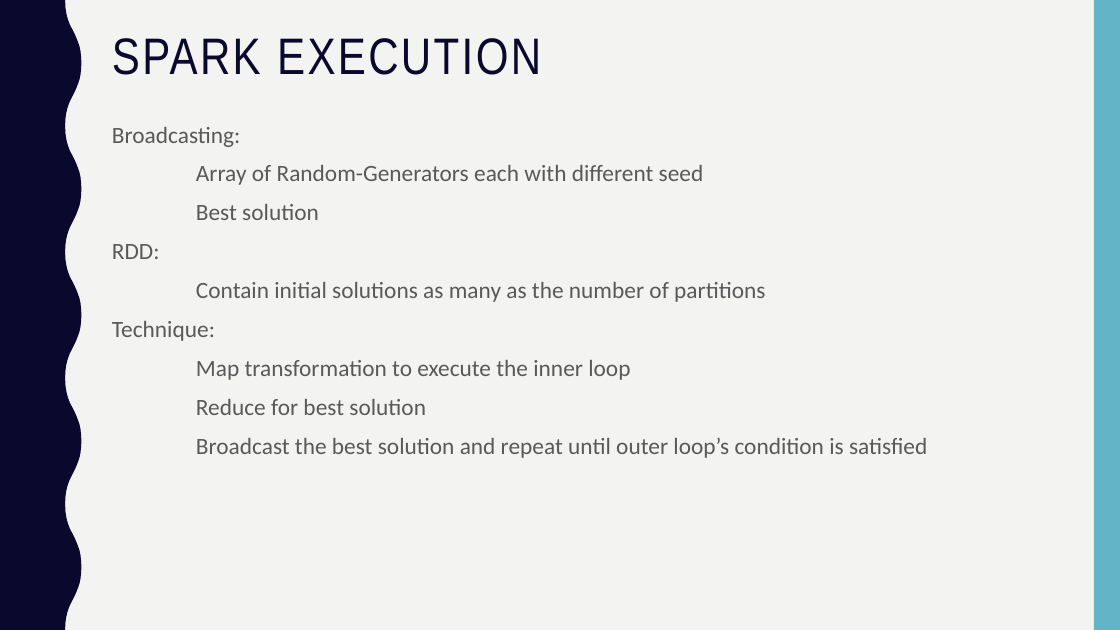
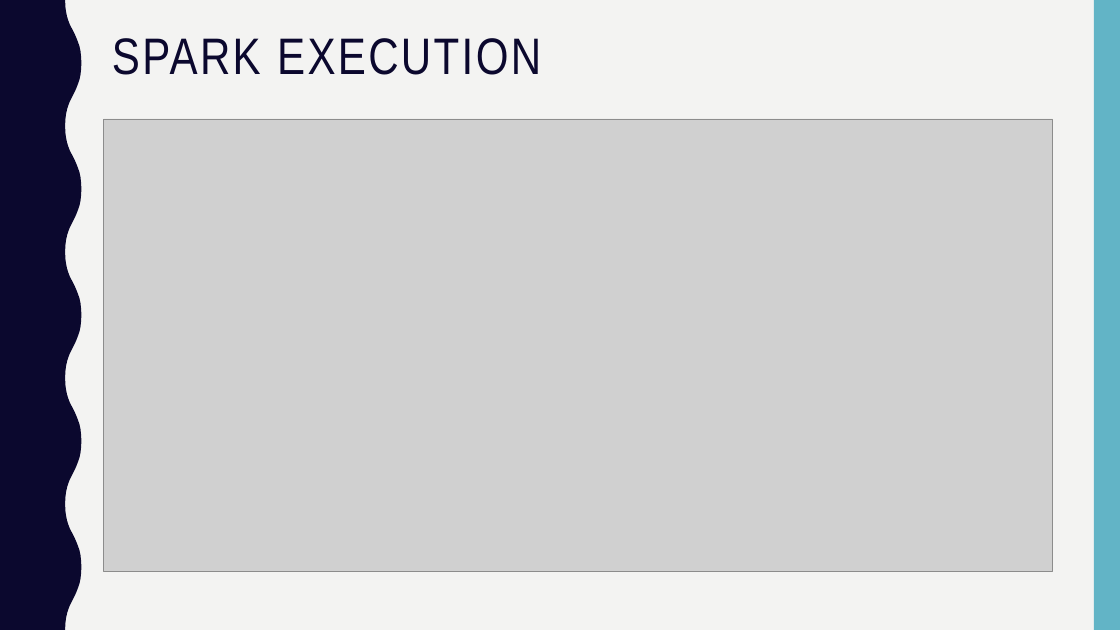
Before and after one commit to nickrohde/CSS534_Program5, a slide deck: slide 8 of presentation/final_presentation.pptx. Drawn at 1120x630 pixels with LibreOffice and Linux fonts; fonts in the diff are those of the drawing; grey boxes stand for pictures. Boxes give left, top, right and bottom in pixels: in the first picture for what was removed or moved away, otherwise in the second. Text is boxed around its words. In the diff, an @@ line names an element or a change of style, - is before the commit and + after.

```diff
--- a/presentation/final_presentation.pptx
+++ b/presentation/final_presentation.pptx
@@ picture added at [103,119,1053,571] @@
@@ text removed at [112,127,927,458] @@
-Broadcasting:
-Array of Random-Generators each with different seed
-Best solution
-RDD:
-Contain initial solutions as many as the number of partitions
-Technique:
-Map transformation to execute the inner loop
-Reduce for best solution
-Broadcast the best solution and repeat until outer loop’s condition is satisfied
```
Also in this commit, not shown: 3 other slides changed, 1 other file.
